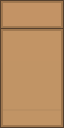
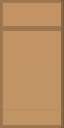
Revision of a layered 64 × 128 image; what changed, layer by layer:
renamed "background" to "shadow", painted on it over [3, 0, 64, 128]
painted on "back" over [0, 0, 64, 128]
